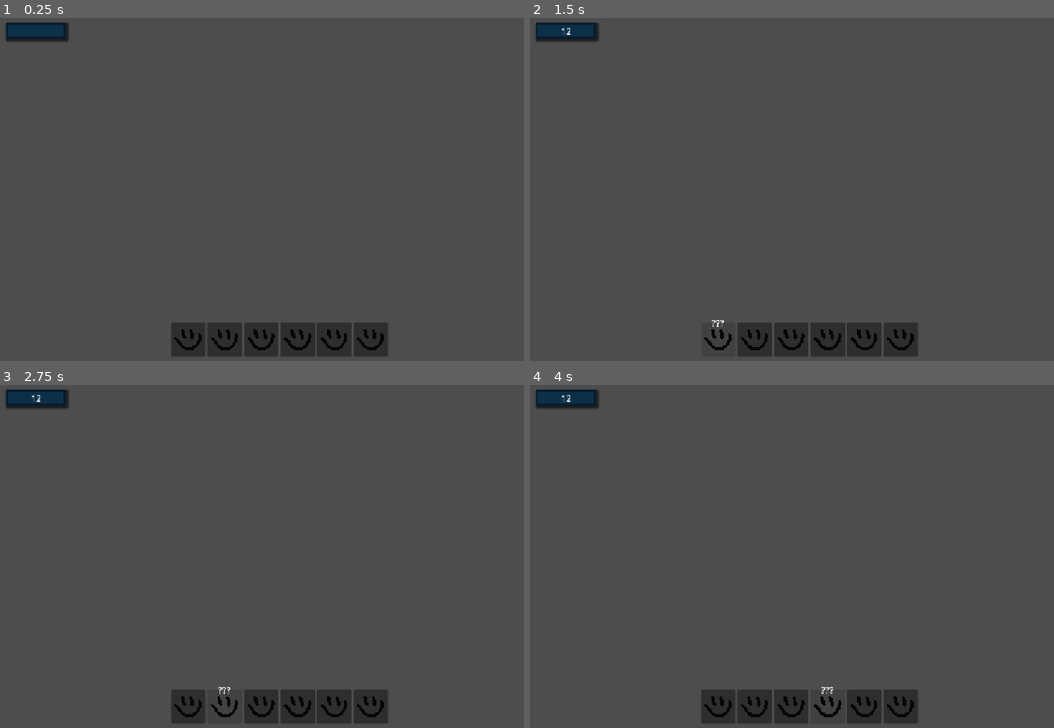
Above: before the commit, frames 1-4 (two rows, left to right).
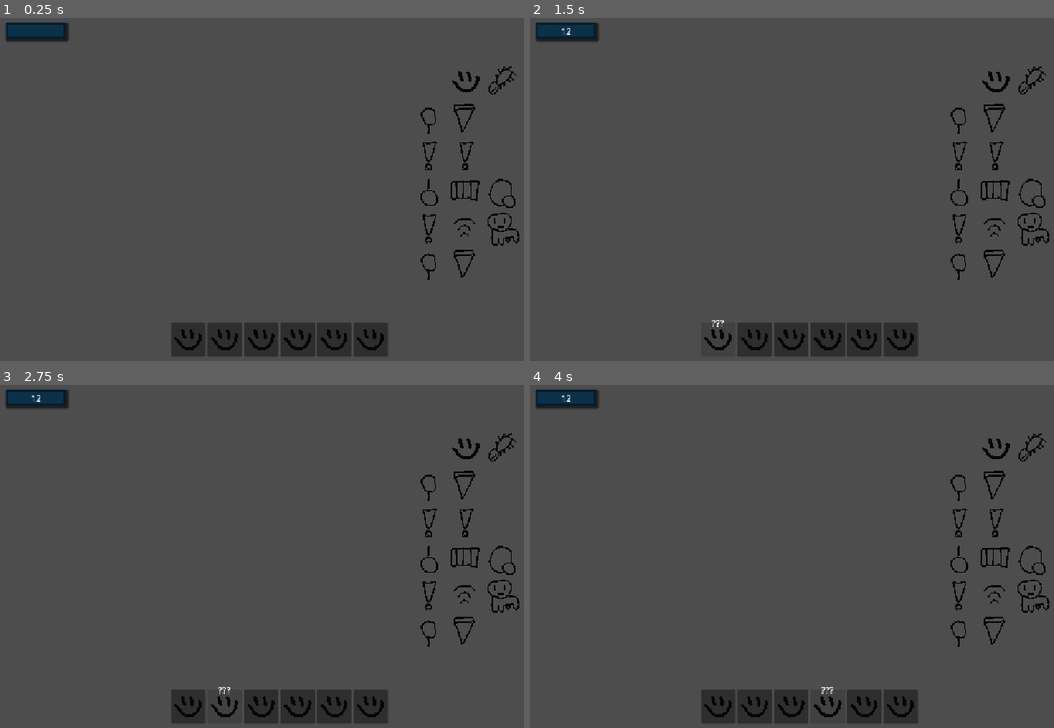
Above: after the commit, the same moments.

Repository: cherryreaper/What-Are-You-Saying
Game: Godot game, scene res://DEBUG/DEBUG_MAIN.tscn
The game is run twice, just before and just after one commit, with the same random seed, the same clock (stepped at 60 frames per second) and the same inputs.
Inputs (mouse positions are in pixels of both pictures, inside the frame that each line leads up to):
- Up to frame 1 (0.25 s): no input
- Up to frame 2 (1.5 s): click (566, 31) at 0.52 s; type "12" at 0.6 s; click (718, 340) at 1.25 s
- Up to frame 3 (2.75 s): click (225, 707) at 2 s
- Up to frame 4 (4 s): click (792, 707) at 2.75 s; click (828, 707) at 3.5 s

The runs differ from the first frame. In frame 1, 1.1% of the frame differs, in the area x 80-100%, y 13-77%; in frame 2, 1.1%; in frame 3, 1.1%; in frame 4, 1.1%.
Error before the commit: Invalid assignment of property or key 'player_guess' with value of type 'String' on a base object of type 'Nil'. (res://DEBUG/debug_main.gd:30)
Error after the commit: Invalid assignment of property or key 'player_guess' with value of type 'String' on a base object of type 'Nil'. (res://DEBUG/debug_main.gd:31)

Commit message:
Working backend symbol spawning system + Exceptions

Diff:
--- a/DEBUG/debug_main.gd
+++ b/DEBUG/debug_main.gd
@@ -16,7 +16,8 @@
 
 
 
-	SymbolManager.get_puzzle_phrase_from_id("emma_p1")
+	var phrase = SymbolManager.get_puzzle_phrase_from_id("leo_p2")
+	SymbolManager.spawn_symbols_in_control_from_phrase(phrase, $GridContainer)
 
 
 
--- a/Data/WAYS Symbols.json
+++ b/Data/WAYS Symbols.json
@@ -1,79 +1,82 @@
 {
-  "Symbol Data": {
-	"Name": {
-	  "ID": 0,
-	  "SYMBOL_TYPE": "primary",
-	  "SPRITE_PATH": "res://Art/PLACEHOLDERS/Name_Placeholder.png"
-	},
-	"Work": {
-	  "ID": 1,
-	  "SYMBOL_TYPE": "primary",
-	  "SPRITE_PATH": "res://Art/PLACEHOLDERS/Work_Placeholder.png"
-	},
-	"Identifier": {
-	  "ID": 2,
-	  "SYMBOL_TYPE": "primary",
-	  "SPRITE_PATH": "res://Art/PLACEHOLDERS/Identifier_Placeholder.png"
-	},
-	"Active": {
-	  "ID": 3,
-	  "SYMBOL_TYPE": "multiple",
-	  "SPRITE_PATH": "res://Art/PLACEHOLDERS/Active_Placeholder.png"
-	},
-	"Group": {
-	  "ID": 4,
-	  "SYMBOL_TYPE": "primary",
-	  "SPRITE_PATH": "res://Art/PLACEHOLDERS/Group_Placeholder.png"
-	},
-	"Feeling": {
-	  "ID": 5,
-	  "SYMBOL_TYPE": "primary",
-	  "SPRITE_PATH": "res://Art/PLACEHOLDERS/Feeling_Placeholder.png"
-	},
-	"Personal": {
-	  "ID": 6,
-	  "SYMBOL_TYPE": "modifier",
-	  "SPRITE_PATH": "res://Art/PLACEHOLDERS/Personal_Placeholder.png"
-	},
-	"Impersonal": {
-	  "ID": 7,
-	  "SYMBOL_TYPE": "modifier",
-	  "SPRITE_PATH": "res://Art/PLACEHOLDERS/Impersonal_Placeholder.png"
-	},
-	"Method": {
-	  "ID": 8,
-	  "SYMBOL_TYPE": "specific",
-	  "SPRITE_PATH": "res://Art/PLACEHOLDERS/Method_Placeholder.png"
-	},
-	"Near": {
-	  "ID": 9,
-	  "SYMBOL_TYPE": "specific",
-	  "SPRITE_PATH": "res://Art/PLACEHOLDERS/Near_Placeholder.png"
-	},
-	"Far": {
-	  "ID": 10,
-	  "SYMBOL_TYPE": "specific",
-	  "SPRITE_PATH": "res://Art/PLACEHOLDERS/Far_Placeholder.png"
-	},
-	"Positive": {
-	  "ID": 11,
-	  "SYMBOL_TYPE": "specific",
-	  "SPRITE_PATH": "res://Art/PLACEHOLDERS/Positive_Placeholder.png"
-	},
-	"Negative": {
-	  "ID": 12,
-	  "SYMBOL_TYPE": "specific",
-	  "SPRITE_PATH": "res://Art/PLACEHOLDERS/Negative_Placeholder.png"
-	},
-	"Emma": {
-	  "ID": 13,
-	  "SYMBOL_TYPE": "specific",
-	  "SPRITE_PATH": "res://Art/PLACEHOLDERS/Test_Smile.png"
-	},
-	"": {
-	  "ID": 40,
-	  "SYMBOL_TYPE": null,
-	  "SPRITE_PATH": null
-	}
+  "BlankSpace": {
+	"ID": 0,
+	"SYMBOL_TYPE": null,
+	"SPRITE_PATH": "res://Art/Symbols/BLANK_SPACE_SYMBOL.png"
+  },
+  "Name": {
+	"ID": 1,
+	"SYMBOL_TYPE": "primary",
+	"SPRITE_PATH": "res://Art/PLACEHOLDERS/Name_Placeholder.png"
+  },
+  "Work": {
+	"ID": 2,
+	"SYMBOL_TYPE": "primary",
+	"SPRITE_PATH": "res://Art/PLACEHOLDERS/Work_Placeholder.png"
+  },
+  "Identifier": {
+	"ID": 3,
+	"SYMBOL_TYPE": "primary",
+	"SPRITE_PATH": "res://Art/PLACEHOLDERS/Identifier_Placeholder.png"
+  },
+  "Active": {
+	"ID": 4,
+	"SYMBOL_TYPE": "multiple",
+	"SPRITE_PATH": "res://Art/PLACEHOLDERS/Active_Placeholder.png"
+  },
+  "Group": {
+	"ID": 5,
+	"SYMBOL_TYPE": "primary",
+	"SPRITE_PATH": "res://Art/PLACEHOLDERS/Group_Placeholder.png"
+  },
+  "Feeling": {
+	"ID": 6,
+	"SYMBOL_TYPE": "primary",
+	"SPRITE_PATH": "res://Art/PLACEHOLDERS/Feeling_Placeholder.png"
+  },
+  "Personal": {
+	"ID": 7,
+	"SYMBOL_TYPE": "modifier",
+	"SPRITE_PATH": "res://Art/PLACEHOLDERS/Personal_Placeholder.png"
+  },
+  "Impersonal": {
+	"ID": 8,
+	"SYMBOL_TYPE": "modifier",
+	"SPRITE_PATH": "res://Art/PLACEHOLDERS/Impersonal_Placeholder.png"
+  },
+  "Method": {
+	"ID": 9,
+	"SYMBOL_TYPE": "specific",
+	"SPRITE_PATH": "res://Art/PLACEHOLDERS/Method_Placeholder.png"
+  },
+  "Near": {
+	"ID": 10,
+	"SYMBOL_TYPE": "specific",
+	"SPRITE_PATH": "res://Art/PLACEHOLDERS/Near_Placeholder.png"
+  },
+  "Far": {
+	"ID": 11,
+	"SYMBOL_TYPE": "specific",
+	"SPRITE_PATH": "res://Art/PLACEHOLDERS/Far_Placeholder.png"
+  },
+  "Positive": {
+	"ID": 12,
+	"SYMBOL_TYPE": "specific",
+	"SPRITE_PATH": "res://Art/PLACEHOLDERS/Positive_Placeholder.png"
+  },
+  "Negative": {
+	"ID": 14,
+	"SYMBOL_TYPE": "specific",
+	"SPRITE_PATH": "res://Art/PLACEHOLDERS/Negative_Placeholder.png"
+  },
+  "Emma": {
+	"ID": 15,
+	"SYMBOL_TYPE": "specific",
+	"SPRITE_PATH": "res://Art/PLACEHOLDERS/Test_Smile.png"
+  },
+  "": {
+	"ID": 40,
+	"SYMBOL_TYPE": null,
+	"SPRITE_PATH": null
   }
 }
--- a/Scenes/Abstracts/Abstract_Symbol.tscn
+++ b/Scenes/Abstracts/Abstract_Symbol.tscn
@@ -1,7 +1,7 @@
 [gd_scene format=3 uid="uid://c4h3cim0i1ste"]
 
 [ext_resource type="Script" uid="uid://t8nvgkx76sr1" path="res://Scenes/Abstracts/abstract_symbol.gd" id="1_n36nt"]
-[ext_resource type="Texture2D" uid="uid://37ixbwva0o88" path="res://Art/PLACEHOLDERS/Test_Smile.png" id="1_ycdrp"]
+[ext_resource type="Texture2D" uid="uid://bk2c0yw3dtyxh" path="res://Art/Symbols/SYMBOL_ERROR.png" id="2_lhkv6"]
 [ext_resource type="PackedScene" uid="uid://4cqw32hdsmyl" path="res://Scenes/UI/Hover_Symbol_Info.tscn" id="3_lhkv6"]
 
 [node name="AbstractSymbol" type="Control" unique_id=325573044]
@@ -25,7 +25,7 @@
 grow_horizontal = 2
 grow_vertical = 2
 mouse_filter = 2
-texture = ExtResource("1_ycdrp")
+texture = ExtResource("2_lhkv6")
 metadata/_edit_lock_ = true
 
 [node name="HoverSymbolInfo" parent="." unique_id=649554146 instance=ExtResource("3_lhkv6")]
--- a/Scenes/Abstracts/abstract_symbol.gd
+++ b/Scenes/Abstracts/abstract_symbol.gd
@@ -12,7 +12,8 @@
 	$HoverSymbolInfo.visible = false
 
 	## Load the correct image
-	$SymbolDisplay.texture = load(image_path)
+	if(FileAccess.file_exists(image_path)):
+		$SymbolDisplay.texture = load(image_path)
 
 
 
--- a/Singletons/symbol_manager.gd
+++ b/Singletons/symbol_manager.gd
@@ -1,7 +1,9 @@
 extends Node
 
 
-## Class to handle reading Symbol data
+## Class to handle reading Symbol data & Language & Puzzle Spawning
+
+enum Parts_Of_Speach {MODIFIER, PRIMARY, DESCRIPTIVE} ## In order! (Very important for readable code!)
 
 const SYMBOL_JSON_PATH = "res://Data/WAYS Symbols.json" ## Path to the JSON file for Symbol data
 const PUZZLE_JSON_PATH = "res://Data/Puzzles.json" ##Path to the JSON file for puzzle data
@@ -15,7 +17,7 @@
 	## Populate data from json
 	if(not _symbol_data):
 		var json_as_text = FileAccess.get_file_as_string(SYMBOL_JSON_PATH)
-		_symbol_data = JSON.parse_string(json_as_text).values()[0]
+		_symbol_data = JSON.parse_string(json_as_text)
 
 	if(not _puzzle_data):
 		var json_as_text = FileAccess.get_file_as_string(PUZZLE_JSON_PATH)
@@ -39,14 +41,11 @@
 
 
 
-
-enum Parts_Of_Speach {MODIFIER, PRIMARY, DESCRIPTIVE} ## In order! (Very important for readable code!)
-
 ## Returns a data object that represents how to display a phrase from a given puzzle ID
 func get_puzzle_phrase_from_id(id : String) -> Array[Array]:
+
 	var phrase_arr : Array[Array] = []
 	var part_index : int = 0
-
 
 	while  part_index != -1:
 		var row = _puzzle_data.get(str(id, "_", part_index))
@@ -61,7 +60,8 @@
 				if(symbol_as_string):
 					symbol = create_symbol_object(row.get(type))
 				else:
-					symbol = null ## Use null to create gaps
+					## Make a blank space symbol
+					symbol = create_symbol_object("Blank_Space")
 				## Append it to the array!
 				row_array.append(symbol)
 				## Move counter!
@@ -75,13 +75,7 @@
 			## Break if we can not find any more lines!
 			part_index = -1
 
-
-
-
-
 	return phrase_arr
-
-	pass
 
 
 ## Spawns in symbols from a phrase inside a calling control object
@@ -89,9 +83,6 @@
 
 	var part_of_speach : Parts_Of_Speach = 0
 
-	for colum in phrase:
-		for row in colum:
-			pass
-		pass
-
-	pass
+	for row in phrase:
+		for symbol in row:
+			control_object.add_child(symbol)
Binary file added: Art/Symbols/BLANK_SPACE_SYMBOL.png
Not shown, added: Art/Symbols/BLANK_SPACE_SYMBOL.png.import
Binary file added: Art/Symbols/SYMBOL_ERROR.png
Not shown, added: Art/Symbols/SYMBOL_ERROR.png.import
